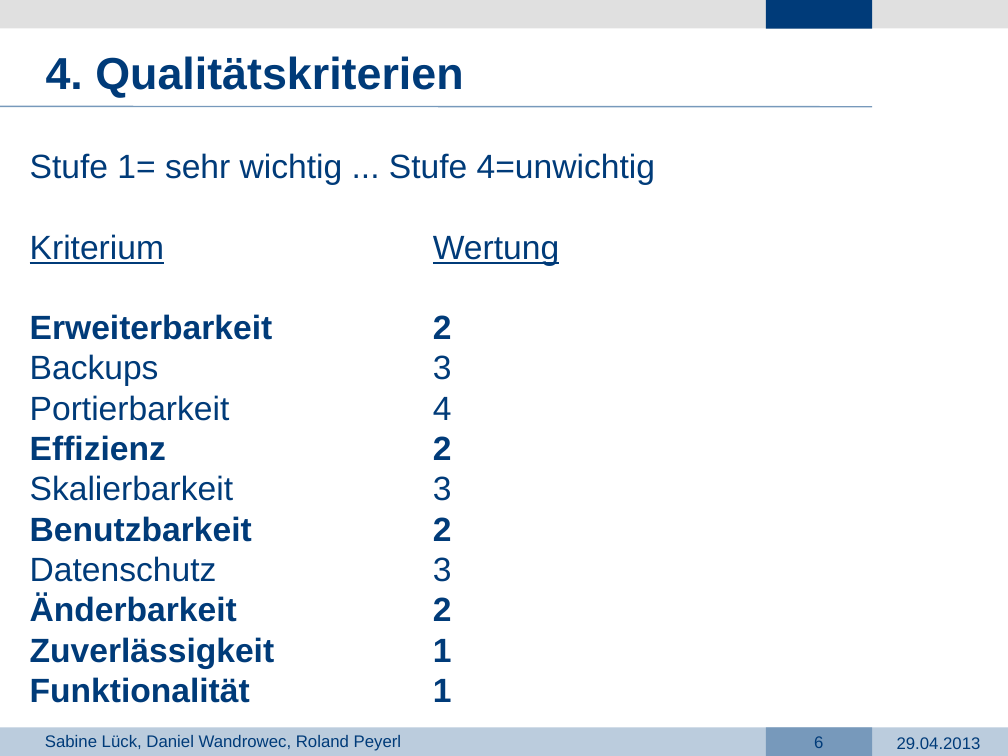
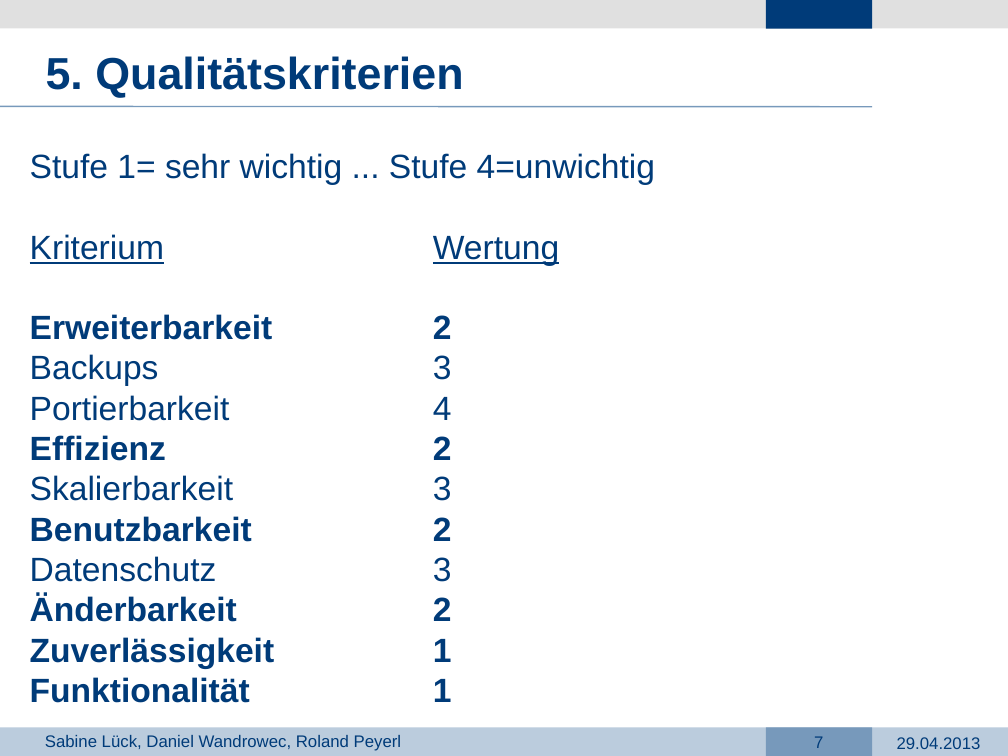
Before and after one commit to dark-saron/PRG4, a slide deck: slide 7 of Präsentation PRG4.pptx (slide 6 before the commit). Drawn at 1008x756 pixels with LibreOffice and Linux fonts; fonts in the diff are those of the drawing; background and template pictures are left out. Boxes give left, top, right and bottom in pixels: in the first picture for what was removed or moved away, otherwise in the second. Text is boxed around its words. In the diff, an @@ line names an element or a change of style, - is before the commit and + after.

```diff
--- a/Präsentation PRG4.pptx
+++ b/Präsentation PRG4.pptx
@@ text at box(46, 56, 463, 98): text changed @@
-4. Qualitätskriterien
+5. Qualitätskriterien
@@ page number at box(814, 736, 823, 748): text changed @@
-6
+7
```
Also in this commit, not shown: 11 other slides changed, 1 slide added.
